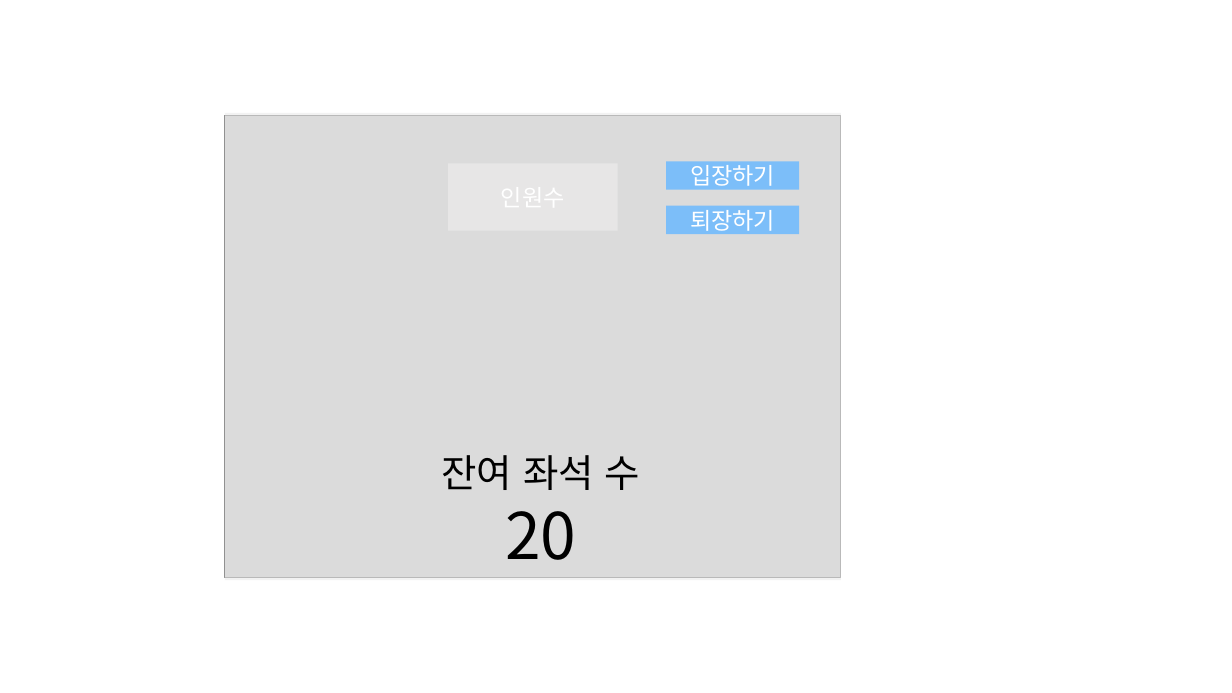
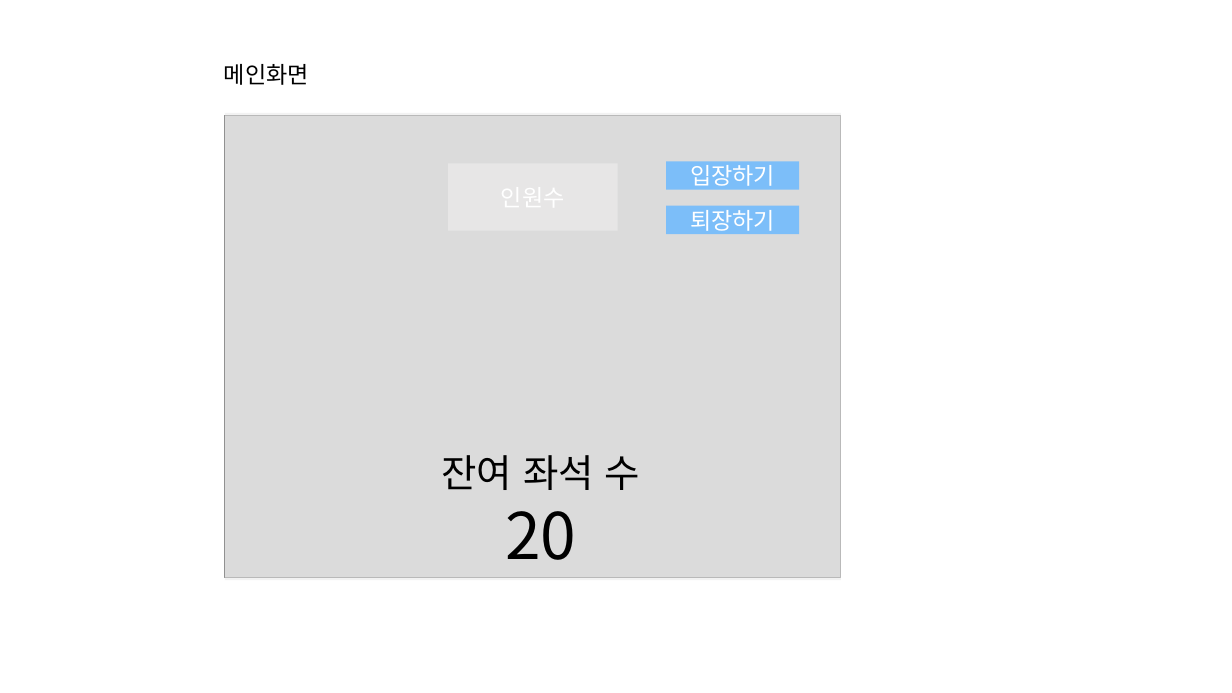
Before and after one commit to JeonSangHoon0711/2023.01.winter, a slide deck: slide 1 of 2023.01.겨울방학.pptx. Drawn at 1232x693 pixels with LibreOffice and Linux fonts; fonts in the diff are those of the drawing; grey boxes stand for pictures. Boxes give left, top, right and bottom in pixels: in the first picture for what was removed or moved away, otherwise in the second. Text is boxed around its words. In the diff, an @@ line names an element or a change of style, - is before the commit and + after.

Commit message:
2023.01.10

```diff
--- a/2023.01.겨울방학.pptx
+++ b/2023.01.겨울방학.pptx
@@ text added at [224,64,309,85], 18 pt, text #000000 @@
+메인화면
```
Also in this commit, not shown: 3 slides added.
